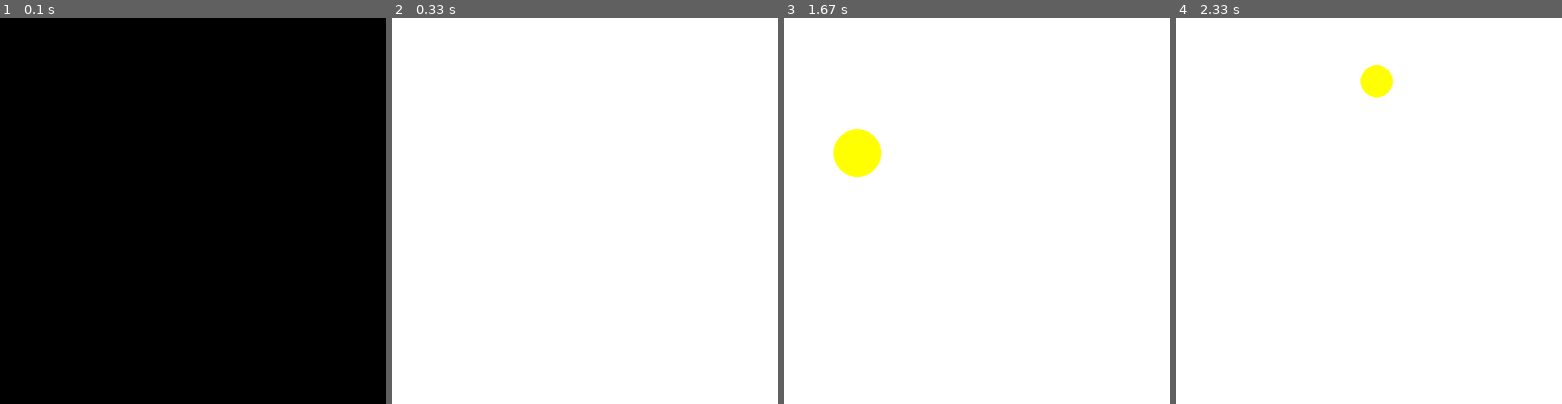
Above: before the commit, frames 1-4 (left to right).
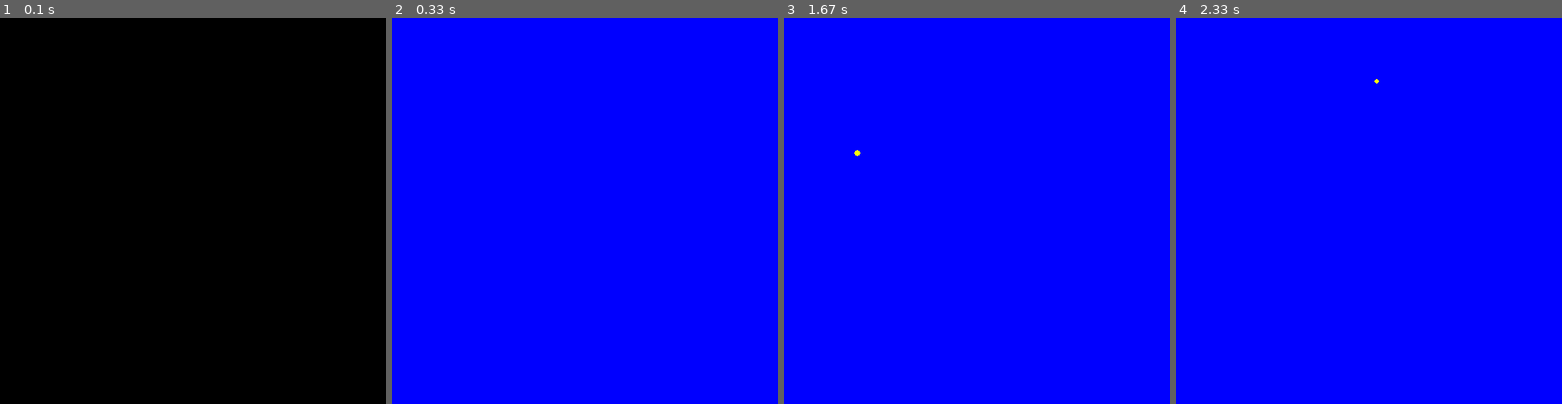
Above: after the commit, the same moments.

Repository: krabchik/PygameTasks
Game: pygame game, started from yellow_circle.py
Two runs of this game, one before a commit and one after it. Both use one fixed random seed, a clock stepped at 60 frames per second and the inputs below.
Inputs (mouse positions are in pixels of both pictures, inside the frame that each line leads up to):
- Up to frame 1 (0.1 s): no input
- Up to frame 2 (0.33 s): no input
- Up to frame 3 (1.67 s): click (977, 211) at 0.43 s; click (977, 238) at 0.8 s; click (857, 153) at 1.2 s; click (1119, 346) at 1.6 s
- Up to frame 4 (2.33 s): move the mouse to (1376, 79) at 1.87 s; click (1376, 79) at 2 s; move the mouse to (1349, 311) at 2.27 s

Frame 1 is identical in both runs. In frame 2, 100% of the frame differs, in the area x 0-100%, y 0-100%; in frame 3, 100%; in frame 4, 100%.

Commit message:
changed background to blue

Diff:
--- a/yellow_circle.py
+++ b/yellow_circle.py
@@ -2,7 +2,7 @@
 
 pygame.init()
 screen = pygame.display.set_mode((500, 500))
-screen.fill((255, 255, 255))
+screen.fill((0, 0, 255))
 running = True
 draw = False
 clock = pygame.time.Clock()
@@ -14,10 +14,10 @@
             position = event.pos
             draw = True
             r = 1
-            screen.fill((255, 255, 255))
+            screen.fill((0, 0, 255))
     if draw:
         pygame.draw.circle(screen, pygame.Color('yellow'), position, r)
-        r += 10
+        r += 1
     clock.tick(10)
     pygame.display.flip()
 pygame.quit()
